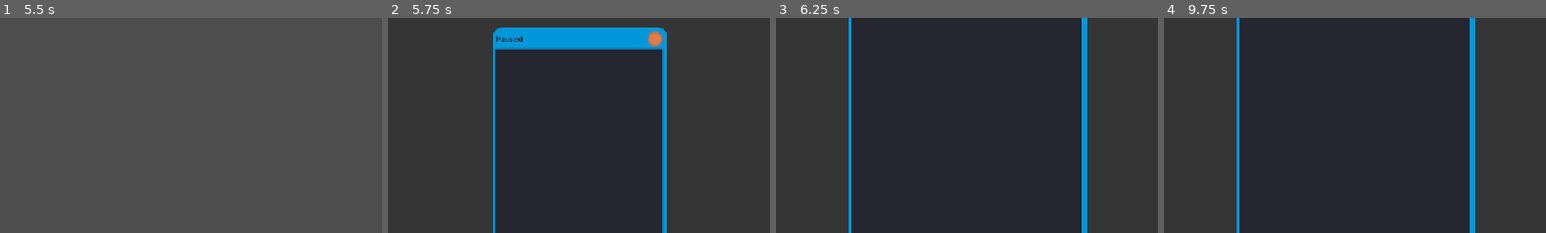
Above: before the commit, frames 1-4 (left to right).
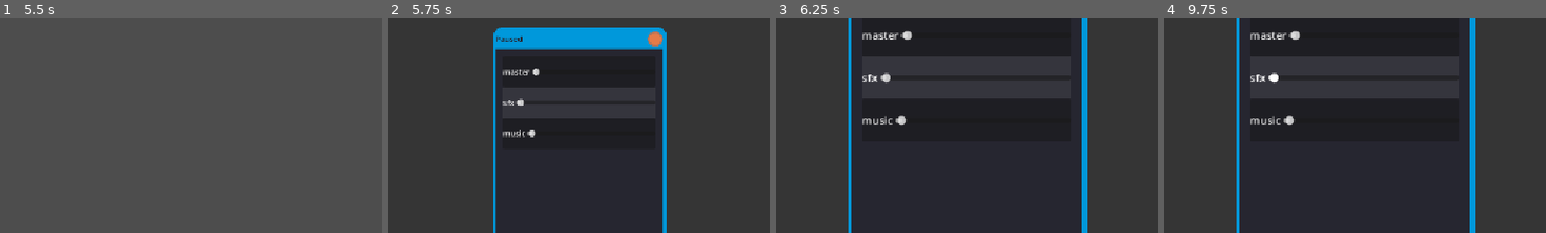
Above: after the commit, the same moments.

Repository: NotDurris/Godot-Game-Base
Game: Godot game, scene res://Levels/ScenesLogic/scene_switcher.tscn
Same seed, same stepped clock (60 frames per second), same inputs: the game is played once before the commit and once after it.
Inputs (mouse positions are % of the whole screen's width and height, from its top left):
- Up to frame 1 (5.5 s): click "Start" at 0.5 s; click "Start" at 1.25 s; tap Enter at 2, 3.5, 5 s; move the mouse to (72, 45) at 2.02 s; tap Space at 2.75, 4.25 s; move the mouse to (30, 55) at 2.77 s; move the mouse to (60, 28) at 3.52 s; move the mouse to (45, 70) at 4.27 s; move the mouse to (80, 65) at 5.02 s
- Up to frame 2 (5.75 s): tap Escape (Pause) at 5.65 s
- Up to frame 3 (6.25 s): move the mouse to (20, 35) at 5.77 s
- Up to frame 4 (9.75 s): tap Space at 6.5 s; move the mouse to (55, 50) at 6.52 s; move the mouse to (35, 25) at 7.27 s; move the mouse to (72, 45) at 8.02 s; move the mouse to (30, 55) at 8.77 s; move the mouse to (60, 28) at 9.52 s
The pictures show only the part of the screen within x 25-75%, y 15-65%; the shares and areas given below are measured in that part.

Frame 1 is identical in both runs. In frame 2, 0.5% of the frame differs, in the area x 30-40%, y 23-56%; in frame 3, 0.8%; in frame 4, 0.9%, in the area x 22-36%, y 5-51%.

Commit message:
Adding Contents to UI Panels
- UI Panels are made up of sections allowing for switching of sections and constructing custom panels
- First section made is a volume control

Diff:
--- a/Components/AudioManager/audio_manager.tscn
+++ b/Components/AudioManager/audio_manager.tscn
@@ -1,13 +1,19 @@
-[gd_scene load_steps=2 format=3 uid="uid://co8hfdg348x1h"]
+[gd_scene format=3 uid="uid://co8hfdg348x1h"]
 
 [ext_resource type="Script" uid="uid://g4b23cn5juqd" path="res://Components/AudioManager/audio_manager.gd" id="1_5yyfr"]
 
-[node name="AudioManager" type="Node"]
+[node name="AudioManager" type="Node" unique_id=624646947]
 process_mode = 3
 script = ExtResource("1_5yyfr")
 
-[node name="Music" type="AudioStreamPlayer" parent="."]
+[node name="Music" type="AudioStreamPlayer" parent="." unique_id=1040002515]
 volume_db = -5.0
 
-[node name="ButtonClick" type="AudioStreamPlayer" parent="."]
+[node name="ButtonClick" type="AudioStreamPlayer" parent="." unique_id=787861585]
 volume_db = -5.0
+
+[node name="MenuOpen" type="AudioStreamPlayer" parent="." unique_id=97615354]
+volume_db = -5.0
+
+[node name="MenuClose" type="AudioStreamPlayer" parent="." unique_id=881822284]
+volume_db = -5.0
--- a/Components/UI/PauseMenu/pause.tscn
+++ b/Components/UI/PauseMenu/pause.tscn
@@ -1,16 +1,8 @@
 [gd_scene format=3 uid="uid://c6innqpihkw82"]
 
-[ext_resource type="Theme" uid="uid://jf1feh0ph03d" path="res://Assets/Themes/_UI/pausemenu.tres" id="1_k75rr"]
 [ext_resource type="PackedScene" uid="uid://lbja0ku3jm2o" path="res://Components/UI/UIPanel/ui_panel.tscn" id="2_rmtt7"]
 [ext_resource type="Script" uid="uid://ek8fecbfsp5q" path="res://Components/UI/PauseMenu/PauseMenu.gd" id="2_s0op3"]
-[ext_resource type="StyleBox" uid="uid://dqn7kpkgl3va5" path="res://Assets/Themes/Panels/title_bar_background.tres" id="3_bsnf7"]
-[ext_resource type="StyleBox" uid="uid://clkut08udphl" path="res://Assets/Themes/Panels/entry_background.tres" id="4_xdqja"]
-[ext_resource type="Script" uid="uid://dwho0ustv05kx" path="res://Components/UI/PauseMenu/VolumeControl.gd" id="6_18ydo"]
-[ext_resource type="StyleBox" uid="uid://bnm1kcs34crjn" path="res://Assets/Themes/Buttons/close/button.tres" id="6_xdqja"]
-[ext_resource type="PackedScene" uid="uid://ceb1ctsskiko1" path="res://Components/UI/Buttons/button_effects_handler.tscn" id="8_t0lob"]
-
-[sub_resource type="StyleBoxFlat" id="StyleBoxFlat_no1bt"]
-bg_color = Color(0.26, 0.26, 0.26, 0)
+[ext_resource type="PackedScene" uid="uid://dmofh5y0nn2id" path="res://Components/UI/UIContents/pause_contents.tscn" id="3_npp0t"]
 
 [node name="Pause" type="CanvasLayer" unique_id=196515667]
 process_mode = 3
@@ -19,161 +11,6 @@
 
 [node name="Pause_UIPanel" parent="." unique_id=1256259504 instance=ExtResource("2_rmtt7")]
 panel_title = "Paused"
-
-[node name="Background" type="ColorRect" parent="." unique_id=1348137635]
-visible = false
-anchors_preset = 15
-anchor_right = 1.0
-anchor_bottom = 1.0
-grow_horizontal = 2
-grow_vertical = 2
-mouse_filter = 1
-color = Color(0.1254902, 0.08235294, 0.2, 0.49019608)
-
-[node name="Contents" type="CenterContainer" parent="." unique_id=1818186188]
-visible = false
-anchors_preset = 15
-anchor_right = 1.0
-anchor_bottom = 1.0
-grow_horizontal = 2
-grow_vertical = 2
-pivot_offset = Vector2(512, 512)
-theme = ExtResource("1_k75rr")
-
-[node name="PauseTile" type="PanelContainer" parent="Contents" unique_id=1885241581]
-custom_minimum_size = Vector2(500, 600)
-layout_mode = 2
-mouse_filter = 1
-
-[node name="VerticalContainer" type="VBoxContainer" parent="Contents/PauseTile" unique_id=513023568]
-layout_mode = 2
-
-[node name="TitleBar" type="HBoxContainer" parent="Contents/PauseTile/VerticalContainer" unique_id=1582489146]
-layout_mode = 2
-theme_override_constants/separation = 0
-
-[node name="Title" type="Label" parent="Contents/PauseTile/VerticalContainer/TitleBar" unique_id=767643592]
-layout_mode = 2
-size_flags_horizontal = 3
-theme_override_colors/font_color = Color(0.14901961, 0.14901961, 0.1882353, 1)
-theme_override_styles/normal = ExtResource("3_bsnf7")
-text = "Paused"
-vertical_alignment = 1
-
-[node name="Close" type="Control" parent="Contents/PauseTile/VerticalContainer/TitleBar" unique_id=1230541324]
-layout_mode = 2
-
-[node name="CloseButton" type="Button" parent="Contents/PauseTile/VerticalContainer/TitleBar/Close" unique_id=1736560936]
-custom_minimum_size = Vector2(32, 32)
-layout_mode = 0
-offset_left = -32.0
-offset_top = 4.0
-offset_bottom = 36.0
-pivot_offset = Vector2(23.5, 25.5)
-theme_override_styles/normal = ExtResource("6_xdqja")
-theme_override_styles/pressed = ExtResource("6_xdqja")
-theme_override_styles/hover = ExtResource("6_xdqja")
-theme_override_styles/disabled = ExtResource("6_xdqja")
-theme_override_styles/focus = ExtResource("6_xdqja")
-
-[node name="ButtonEffectsHandler" parent="Contents/PauseTile/VerticalContainer/TitleBar/Close/CloseButton" unique_id=1055651236 instance=ExtResource("8_t0lob")]
-
-[node name="VolumeEntry" type="PanelContainer" parent="Contents/PauseTile/VerticalContainer" unique_id=540167108]
-layout_mode = 2
-theme_override_styles/panel = ExtResource("4_xdqja")
-
-[node name="MarginContainer" type="MarginContainer" parent="Contents/PauseTile/VerticalContainer/VolumeEntry" unique_id=1533502907]
-layout_mode = 2
-theme_override_constants/margin_left = 8
-theme_override_constants/margin_top = 8
-theme_override_constants/margin_right = 8
-theme_override_constants/margin_bottom = 8
-
-[node name="VBoxContainer" type="VBoxContainer" parent="Contents/PauseTile/VerticalContainer/VolumeEntry/MarginContainer" unique_id=335755929]
-layout_mode = 2
-
-[node name="VolumeTitle" type="Label" parent="Contents/PauseTile/VerticalContainer/VolumeEntry/MarginContainer/VBoxContainer" unique_id=1211625264]
-custom_minimum_size = Vector2(400, 0)
-layout_mode = 2
-text = "Volume"
-horizontal_alignment = 1
-vertical_alignment = 1
-autowrap_mode = 3
-
-[node name="MasterVolumeLabel" type="Label" parent="Contents/PauseTile/VerticalContainer/VolumeEntry/MarginContainer/VBoxContainer" unique_id=1345287624]
-custom_minimum_size = Vector2(400, 0)
-layout_mode = 2
-theme_override_font_sizes/font_size = 24
-text = "Master"
-vertical_alignment = 1
-autowrap_mode = 3
-
-[node name="MasterVolumeSlider" type="HSlider" parent="Contents/PauseTile/VerticalContainer/VolumeEntry/MarginContainer/VBoxContainer" unique_id=1485538004]
-custom_minimum_size = Vector2(300, 0)
-layout_mode = 2
-max_value = 1.0
-step = 0.001
-script = ExtResource("6_18ydo")
-bus_name = "Master"
-
-[node name="SFXVolumeLabel" type="Label" parent="Contents/PauseTile/VerticalContainer/VolumeEntry/MarginContainer/VBoxContainer" unique_id=1733145450]
-custom_minimum_size = Vector2(400, 0)
-layout_mode = 2
-theme_override_font_sizes/font_size = 24
-text = "SFX"
-vertical_alignment = 1
-autowrap_mode = 3
-
-[node name="SFXVolumeSlider" type="HSlider" parent="Contents/PauseTile/VerticalContainer/VolumeEntry/MarginContainer/VBoxContainer" unique_id=1447480815]
-custom_minimum_size = Vector2(300, 0)
-layout_mode = 2
-max_value = 1.0
-step = 0.001
-script = ExtResource("6_18ydo")
-bus_name = "SFX"
-
-[node name="MusicVolumeLabel" type="Label" parent="Contents/PauseTile/VerticalContainer/VolumeEntry/MarginContainer/VBoxContainer" unique_id=1709238188]
-custom_minimum_size = Vector2(400, 0)
-layout_mode = 2
-theme_override_font_sizes/font_size = 24
-text = "Music"
-vertical_alignment = 1
-autowrap_mode = 3
-
-[node name="MusicVolumeSlider" type="HSlider" parent="Contents/PauseTile/VerticalContainer/VolumeEntry/MarginContainer/VBoxContainer" unique_id=873713756]
-custom_minimum_size = Vector2(300, 0)
-layout_mode = 2
-max_value = 1.0
-step = 0.001
-script = ExtResource("6_18ydo")
-bus_name = "Music"
-
-[node name="Controls" type="MarginContainer" parent="Contents/PauseTile/VerticalContainer" unique_id=1702823037]
-layout_mode = 2
-theme_override_constants/margin_left = 4
-theme_override_constants/margin_right = 8
-
-[node name="PanelContainer" type="PanelContainer" parent="Contents/PauseTile/VerticalContainer/Controls" unique_id=173442264]
-layout_mode = 2
-theme_override_styles/panel = SubResource("StyleBoxFlat_no1bt")
-
-[node name="MarginContainer" type="MarginContainer" parent="Contents/PauseTile/VerticalContainer/Controls/PanelContainer" unique_id=140582057]
-layout_mode = 2
-theme_override_constants/margin_left = 8
-theme_override_constants/margin_top = 8
-theme_override_constants/margin_right = 8
-theme_override_constants/margin_bottom = 8
-
-[node name="VBoxContainer" type="VBoxContainer" parent="Contents/PauseTile/VerticalContainer/Controls/PanelContainer/MarginContainer" unique_id=1969448971]
-layout_mode = 2
-
-[node name="Controls" type="Label" parent="Contents/PauseTile/VerticalContainer/Controls/PanelContainer/MarginContainer/VBoxContainer" unique_id=1662186914]
-custom_minimum_size = Vector2(400, 0)
-layout_mode = 2
-text = "Controls"
-horizontal_alignment = 1
-vertical_alignment = 1
-autowrap_mode = 3
+panel_contents = ExtResource("3_npp0t")
 
 [connection signal="on_panel_close_button_clicked" from="Pause_UIPanel" to="." method="do_unpause"]
-[connection signal="pressed" from="Contents/PauseTile/VerticalContainer/TitleBar/Close/CloseButton" to="." method="unpause"]
--- /dev/null
+++ b/Components/UI/UIContents/options_contents.tscn
@@ -0,0 +1,13 @@
+[gd_scene format=3 uid="uid://buao4cwlay7bi"]
+
+[ext_resource type="PackedScene" uid="uid://cghp40xvj72iu" path="res://Components/UI/UISections/VolumeControl/volume_control_section.tscn" id="1_lwy8q"]
+
+[node name="OptionsContents" type="MarginContainer" unique_id=1784671525]
+anchors_preset = 15
+anchor_right = 1.0
+anchor_bottom = 1.0
+grow_horizontal = 2
+grow_vertical = 2
+
+[node name="VolumeControlSection" parent="." unique_id=10756484 instance=ExtResource("1_lwy8q")]
+layout_mode = 2
--- /dev/null
+++ b/Components/UI/UIContents/pause_contents.tscn
@@ -0,0 +1,13 @@
+[gd_scene format=3 uid="uid://dmofh5y0nn2id"]
+
+[ext_resource type="PackedScene" uid="uid://cghp40xvj72iu" path="res://Components/UI/UISections/VolumeControl/volume_control_section.tscn" id="1_vntlq"]
+
+[node name="PauseContents" type="MarginContainer" unique_id=1784671525]
+anchors_preset = 15
+anchor_right = 1.0
+anchor_bottom = 1.0
+grow_horizontal = 2
+grow_vertical = 2
+
+[node name="VolumeControlSection" parent="." unique_id=10756484 instance=ExtResource("1_vntlq")]
+layout_mode = 2
--- /dev/null
+++ b/Components/UI/UISections/VolumeControl/volume_control_section.tscn
@@ -0,0 +1,69 @@
+[gd_scene format=3 uid="uid://cghp40xvj72iu"]
+
+[ext_resource type="Script" uid="uid://dwho0ustv05kx" path="res://Components/UI/UISections/VolumeControl/VolumeControl.gd" id="1_fm6dh"]
+
+[sub_resource type="StyleBoxFlat" id="StyleBoxFlat_bvo3n"]
+bg_color = Color(0.41215244, 0.4121525, 0.41215235, 0.22352941)
+
+[node name="VolumeControlSection" type="VBoxContainer" unique_id=10756484]
+anchors_preset = 15
+anchor_right = 1.0
+anchor_bottom = 1.0
+grow_horizontal = 2
+grow_vertical = 2
+theme_override_constants/separation = 0
+
+[node name="MasterVolume" type="PanelContainer" parent="." unique_id=578814275]
+custom_minimum_size = Vector2(0, 64)
+layout_mode = 2
+
+[node name="Hbox" type="HBoxContainer" parent="MasterVolume" unique_id=1995212168]
+layout_mode = 2
+
+[node name="Label" type="Label" parent="MasterVolume/Hbox" unique_id=1201007132]
+layout_mode = 2
+text = "master"
+
+[node name="HSlider" type="HSlider" parent="MasterVolume/Hbox" unique_id=1000990096]
+layout_mode = 2
+size_flags_horizontal = 3
+size_flags_vertical = 4
+script = ExtResource("1_fm6dh")
+bus_name = "Master"
+
+[node name="SFXVolume" type="PanelContainer" parent="." unique_id=646613892]
+custom_minimum_size = Vector2(0, 64)
+layout_mode = 2
+theme_override_styles/panel = SubResource("StyleBoxFlat_bvo3n")
+
+[node name="Hbox" type="HBoxContainer" parent="SFXVolume" unique_id=1858894872]
+layout_mode = 2
+
+[node name="Label" type="Label" parent="SFXVolume/Hbox" unique_id=174036915]
+layout_mode = 2
+text = "sfx"
+
+[node name="HSlider" type="HSlider" parent="SFXVolume/Hbox" unique_id=1119216912]
+layout_mode = 2
+size_flags_horizontal = 3
+size_flags_vertical = 4
+script = ExtResource("1_fm6dh")
+bus_name = "SFX"
+
+[node name="MusicVolume" type="PanelContainer" parent="." unique_id=669848252]
+custom_minimum_size = Vector2(0, 64)
+layout_mode = 2
+
+[node name="Hbox" type="HBoxContainer" parent="MusicVolume" unique_id=1632264295]
+layout_mode = 2
+
+[node name="Label" type="Label" parent="MusicVolume/Hbox" unique_id=426122598]
+layout_mode = 2
+text = "music"
+
+[node name="HSlider" type="HSlider" parent="MusicVolume/Hbox" unique_id=1858723501]
+layout_mode = 2
+size_flags_horizontal = 3
+size_flags_vertical = 4
+script = ExtResource("1_fm6dh")
+bus_name = "Music"
--- a/Levels/MainMenu.tscn
+++ b/Levels/MainMenu.tscn
@@ -5,6 +5,7 @@
 [ext_resource type="Script" uid="uid://ds3m6bxligeht" path="res://Levels/ScenesLogic/change_level.gd" id="4_2ld8x"]
 [ext_resource type="PackedScene" uid="uid://ceb1ctsskiko1" path="res://Components/UI/Buttons/button_effects_handler.tscn" id="4_mnhpt"]
 [ext_resource type="PackedScene" uid="uid://lbja0ku3jm2o" path="res://Components/UI/UIPanel/ui_panel.tscn" id="5_gerv3"]
+[ext_resource type="PackedScene" uid="uid://buao4cwlay7bi" path="res://Components/UI/UIContents/options_contents.tscn" id="6_ooo5j"]
 
 [node name="MainMenu" type="Node" unique_id=6212812]
 script = ExtResource("1_720qt")
@@ -97,6 +98,7 @@
 [node name="Options_UIPanel" parent="MainMenu" unique_id=1651188732 instance=ExtResource("5_gerv3")]
 layout_mode = 1
 panel_title = "Options"
+panel_contents = ExtResource("6_ooo5j")
 
 [node name="Credits_UIPanel" parent="MainMenu" unique_id=1256259504 instance=ExtResource("5_gerv3")]
 layout_mode = 1
Renamed: Components/UI/PauseMenu/VolumeControl.gd -> Components/UI/UISections/VolumeControl/VolumeControl.gd
Renamed: Components/UI/PauseMenu/VolumeControl.gd.uid -> Components/UI/UISections/VolumeControl/VolumeControl.gd.uid
